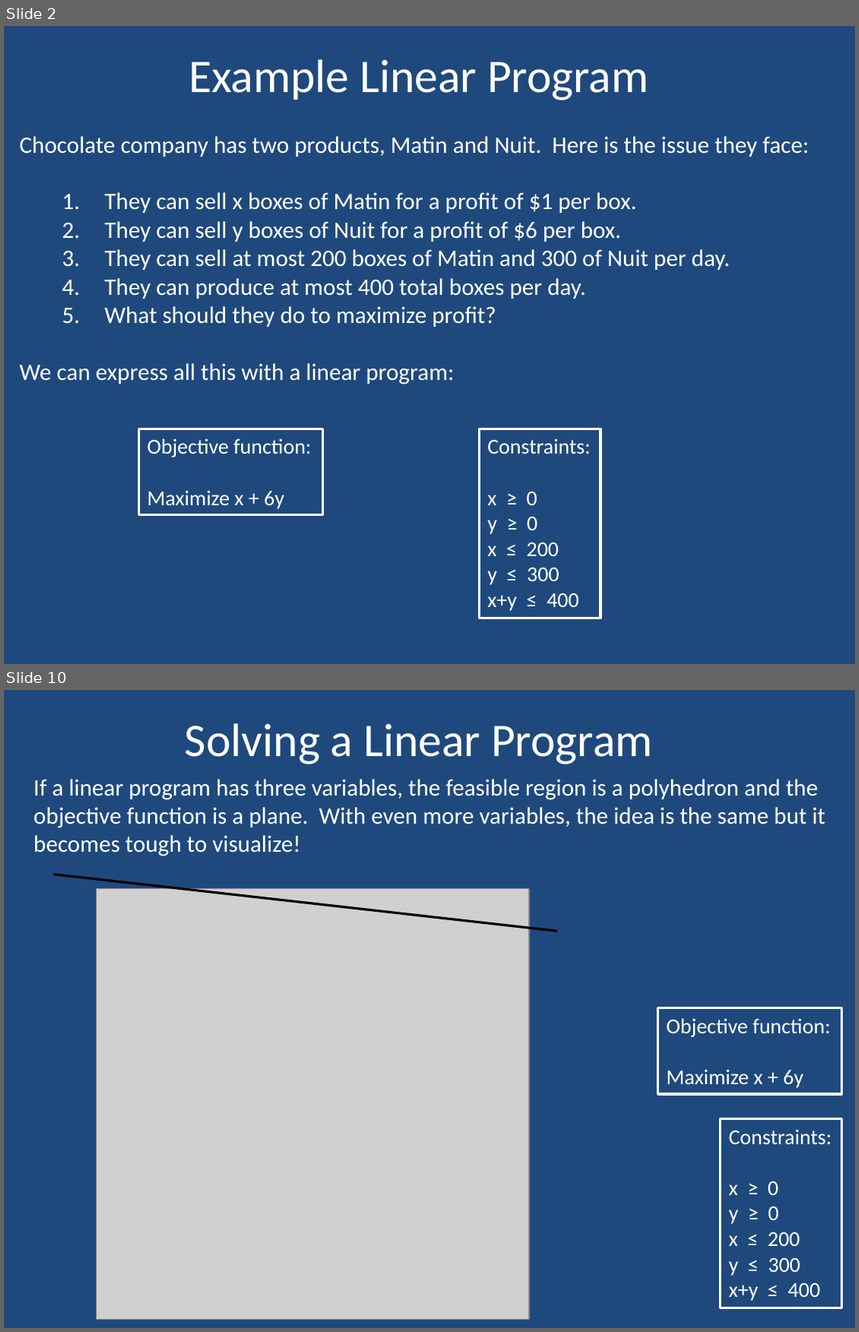
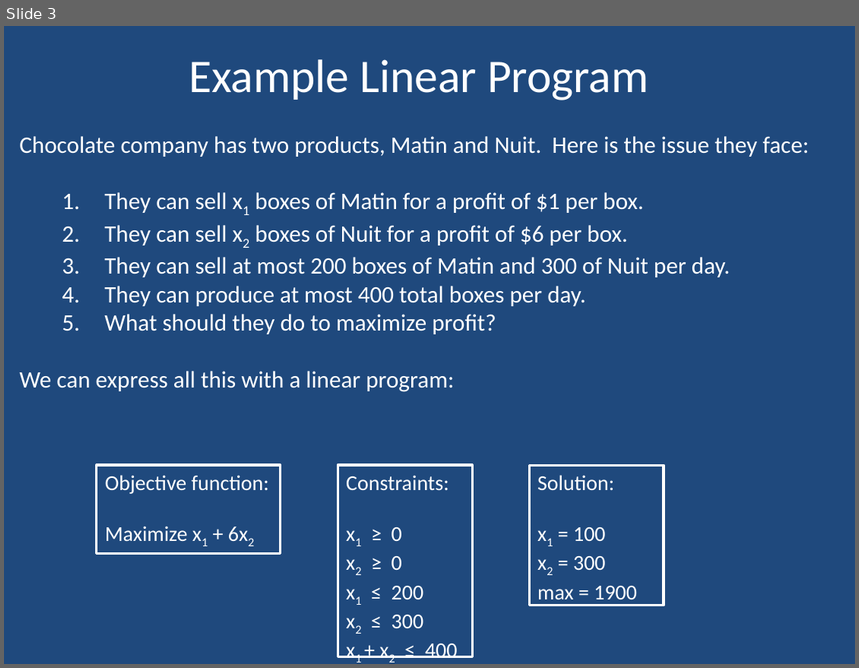
Before and after one commit to dustycodes/Algorithms-UofU, a slide deck: lectures/CS 4150 Linear Programming.pptx. Shown one above the other, each under a label of ours: slides 2 and 10 before the commit, slide 3 after it; the slides between them are not shown. The pictures are 859x1332 and 859x668 pixels, drawn with LibreOffice and Linux fonts; fonts in the diff are those of the drawing; grey boxes stand for pictures. Boxes give left, top, right and bottom in pixels: in the first picture for what was removed or moved away, otherwise in the second. Text is boxed around its words. In the diff, an @@ line names an element or a change of style, - is before the commit and + after.

```diff
--- a/lectures/CS 4150 Linear Programming.pptx
+++ b/lectures/CS 4150 Linear Programming.pptx
@@ slide 10 removed at [4,690,855,1328], background #1F497D @@
@@ title removed at [185,723,653,764] @@
-Solving a Linear Program
@@ text removed at [34,779,826,856] @@
-If a linear program has three variables, the feasible region is a polyhedron and the objective function is a plane. With even more variables, the idea is the same but it becomes tough to visualize!
@@ line removed from (53, 875) to (557, 931) @@
@@ picture removed at [96,888,529,1319] @@
@@ rectangle removed at [658,1008,842,1094] @@
-Objective function:
-Maximize x + 6y
@@ rectangle removed at [721,1119,842,1308] @@
-Constraints:
-x ≥ 0
-y ≥ 0
-x ≤ 200
-y ≤ 300
-x+y ≤ 400
@@ what was slide 2 is now slide 3 @@
@@ slide 3 changed as well @@
@@ text at [104,192,644,246]: text changed @@
-  1. They can sell x boxes of Matin for a profit of $1 per box.
-  2. They can sell y boxes of Nuit for a profit of $6 per box.
+  1. They can sell x1 boxes of Matin for a profit of $1 per box.
+  2. They can sell x2 boxes of Nuit for a profit of $6 per box.
@@ rectangle "Objective function:": place and size @@
-rectangle "Objective function:" at [139,430,322,515]
+rectangle "Objective function:" at [97,465,281,553]
@@ rectangle "Constraints:": place and size @@
-rectangle "Constraints:" at [479,430,601,619]
+rectangle "Constraints:" at [338,465,472,658]
@@ rectangle added at [529,465,664,606], outline #FFFFFF 2 pt, 18 pt, text #FFFFFF @@
+Solution:
+x1 = 100
+x2 = 300
+max = 1900
@@ text in rectangle at [105,527,188,541]: text changed @@
-Maximize x + 6y
+Maximize x1 + 6x2
@@ text in rectangle at [392,528,458,658]: text changed @@
-x ≥ 0
-y ≥ 0
-x ≤ 200
-y ≤ 300
-x+y ≤ 400
+x1 ≥ 0
+x2 ≥ 0
+x1 ≤ 200
+x2 ≤ 300
+x1 + x2 ≤ 400
```
Also in this commit, not shown: 1 other slide changed, 12 slides added, 11 other slides removed, 12 other files.
